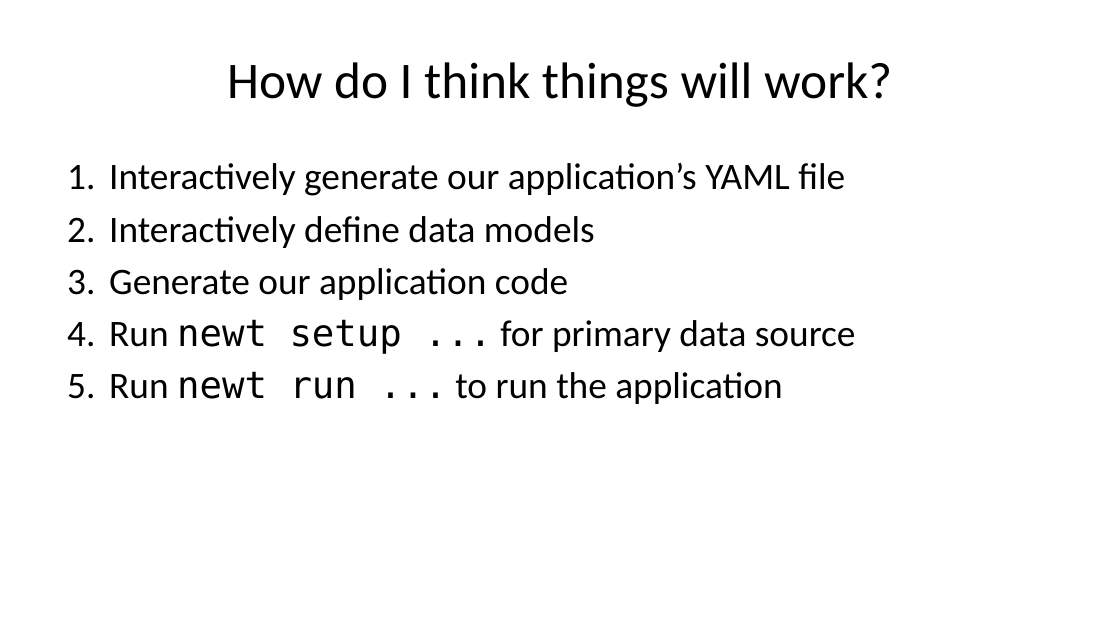
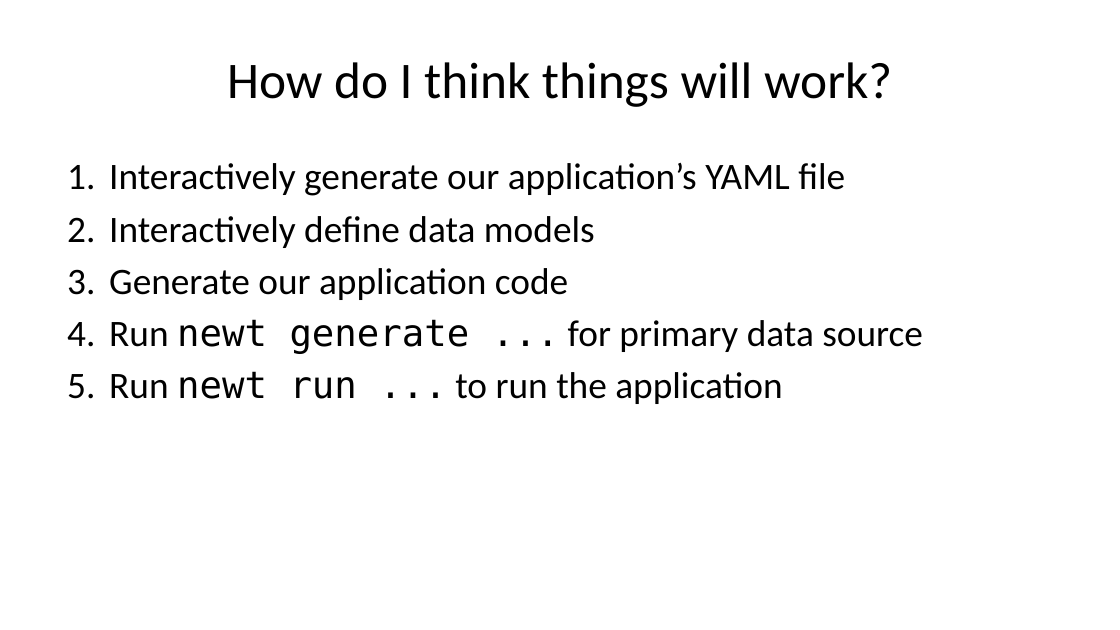
Before and after one commit to caltechlibrary/newt, a slide deck: slide 16 of presentation3/newt-p3.pptx. Drawn at 1120x630 pixels with LibreOffice and Linux fonts; fonts in the diff are those of the drawing. Boxes give left, top, right and bottom in pixels: in the first picture for what was removed or moved away, otherwise in the second. Text is boxed around its words. In the diff, an @@ line names an element or a change of style, - is before the commit and + after.

```diff
--- a/presentation3/newt-p3.pptx
+++ b/presentation3/newt-p3.pptx
@@ text at box(109, 319, 923, 354): text changed @@
-4. Run newt setup ... for primary data source
+4. Run newt generate ... for primary data source
```
Also in this commit, not shown: 5 other slides changed, 41 other files.
